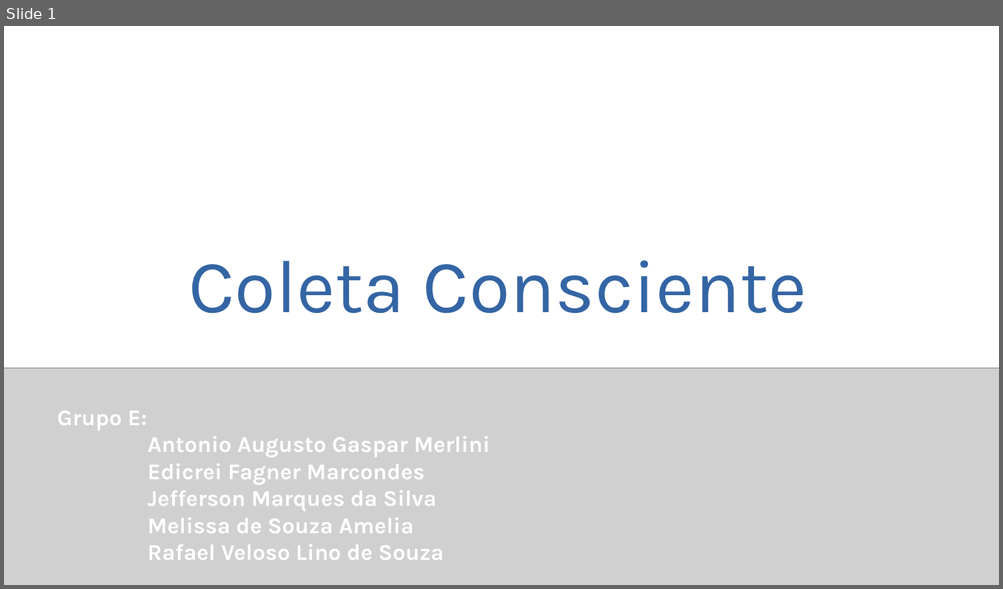
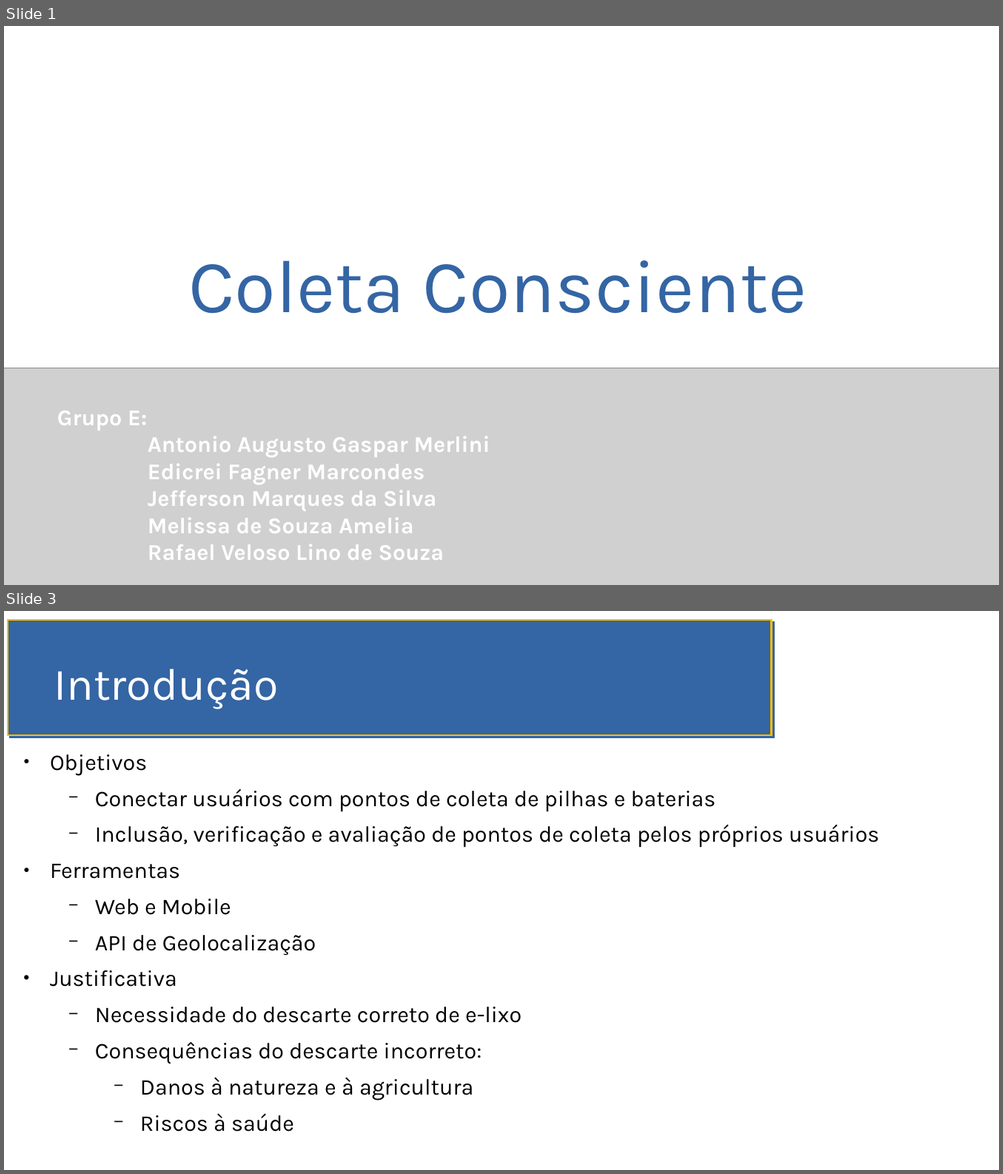
Before and after one commit to MBA-Impacta/mvp-coleta-consciente-descricao, a slide deck: SlidesMVP.odp. Shown one above the other, each under a label of ours: slide 1 before the commit, slides 1 and 3 after it; the slides between them are not shown. The pictures are 1003x589 and 1003x1174 pixels, drawn with LibreOffice and Linux fonts; fonts in the diff are those of the drawing; grey boxes stand for pictures. Boxes give left, top, right and bottom in pixels: in the first picture for what was removed or moved away, otherwise in the second. Text is boxed around its words. In the diff, an @@ line names an element or a change of style, - is before the commit and + after.

```diff
--- a/SlidesMVP.odp
+++ b/SlidesMVP.odp
@@ slide 3 added at box(4, 611, 999, 1170), background #FFFFFF @@
@@ freeform shape added at box(8, 620, 771, 735), fill #3465A4, outline #FFBF00 1.42 pt @@
@@ title added at box(54, 669, 278, 709), 36 pt, text #FFFFFF @@
+Introdução
@@ text added at box(50, 755, 879, 1132), 18 pt, text #000000 @@
+● Objetivos
+    − Conectar usuários com pontos de coleta de pilhas e baterias
+    − Inclusão, verificação e avaliação de pontos de coleta pelos próprios usuários
+● Ferramentas
+    − Web e Mobile
+    − API de Geolocalização
+  • Justificativa
+    − Necessidade do descarte correto de e-lixo
+    − Consequências do descarte incorreto:
+      − Danos à natureza e à agricultura
+      − Riscos à saúde
```
Also in this commit, not shown: 8 other slides changed, 2 other slides added, 7 slides removed.
